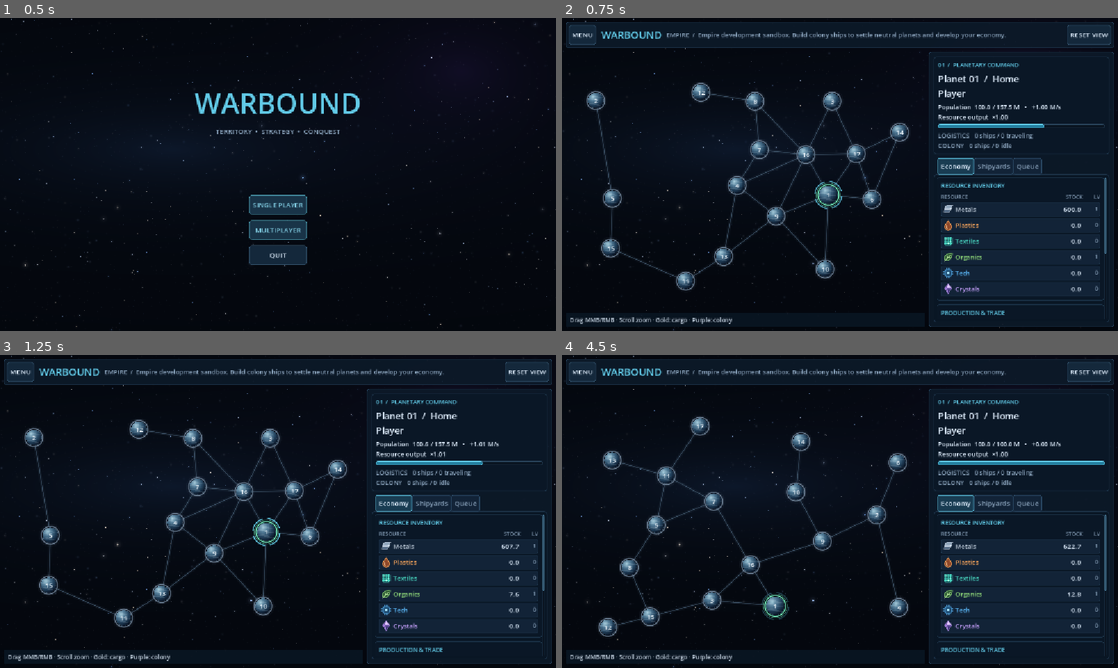
Above: before the commit, frames 1-4 (two rows, left to right).
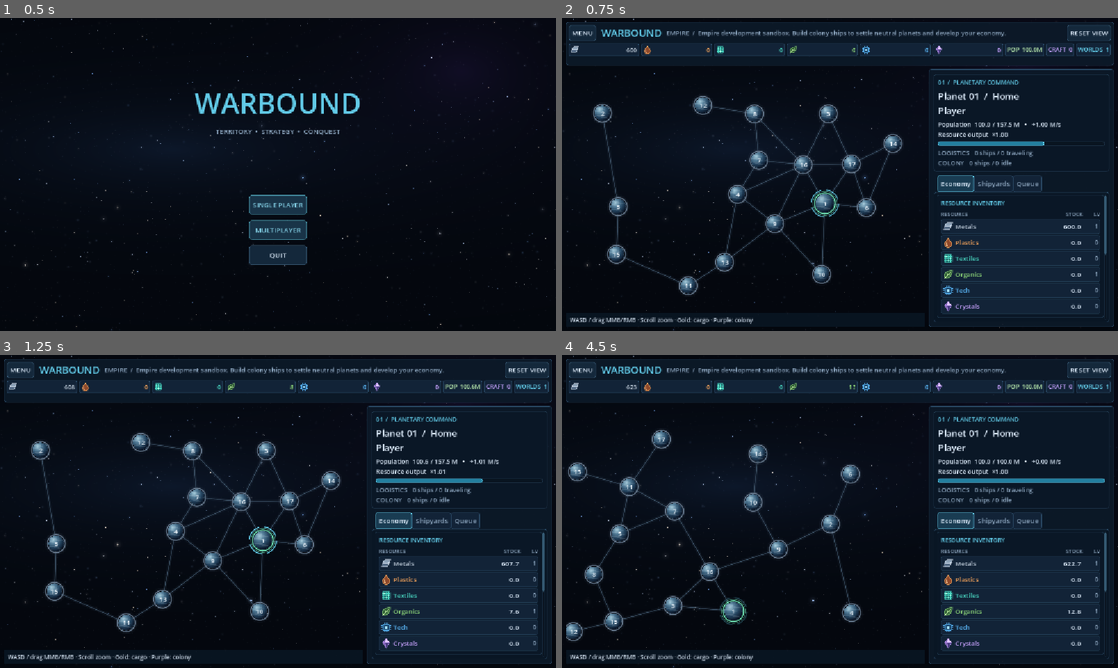
Above: after the commit, the same moments.

Repository: Allumnium/krangblade
Game: Godot game, scene res://scenes/main.tscn
The game is run twice, just before and just after one commit, with the same random seed, the same clock (stepped at 60 frames per second) and the same inputs.
Inputs (mouse positions are in pixels of both pictures, inside the frame that each line leads up to):
- Up to frame 1 (0.5 s): no input
- Up to frame 2 (0.75 s): click "SINGLE PLAYER" at 0.5 s
- Up to frame 3 (1.25 s): no input
- Up to frame 4 (4.5 s): click (1017, 664) at 1.25 s, where only the run before the commit has a clickable "Metals"; click "MENU" at 2 s; click "SINGLE PLAYER" at 2.75 s; click "RESET VIEW" at 3.5 s; move the mouse to (962, 495) at 4.27 s; hold D from 4.28 s (still down); click (962, 495) at 4.42 s

Frame 1 is identical in both runs. In frame 2, 15% of the frame differs, in the area x 0-100%, y 3-98%; in frame 3, 15%; in frame 4, 16%.

Commit message:
Add WASD panning, empty-space deselection and empire statistics HUD

Diff:
--- a/scripts/economy_rules.gd
+++ b/scripts/economy_rules.gd
@@ -56,6 +56,39 @@
             "abundance": abundance, "bonuses": bonuses, "thresholds": thresholds,
             "yards": yards, "queue": []})
     return {"map": map_data, "planets": planets, "ships": [], "teams": teams, "next_id": 1}
+
+## Read-only player-wide holdings: stock plus the player's own cargo in transit.
+static func empire_totals(state: Dictionary, player: int) -> Dictionary:
+    var stock: Dictionary = empty_stock()
+    var cargo: Dictionary = empty_stock()
+    var total: Dictionary = empty_stock()
+    var population: float = 0.0
+    var planets: int = 0
+    var craft: int = 0
+    var logistics: int = 0
+    var colonies: int = 0
+    for planet in state.get("planets", []):
+        if int(planet["owner"]) != player:
+            continue
+        planets += 1
+        population += float(planet["population"])
+        for resource in RESOURCES:
+            stock[resource] = float(stock[resource]) + float(planet["stock"].get(resource, 0.0))
+    for ship in state.get("ships", []):
+        if int(ship["owner"]) != player:
+            continue
+        craft += 1
+        if ship.get("kind", "ship") == "colony_ship":
+            colonies += 1
+        else:
+            logistics += 1
+        var contents: Dictionary = ship.get("cargo", {})
+        for resource in RESOURCES:
+            cargo[resource] = float(cargo[resource]) + float(contents.get(resource, 0.0))
+    for resource in RESOURCES:
+        total[resource] = float(stock[resource]) + float(cargo[resource])
+    return {"stock": stock, "cargo": cargo, "resources": total, "population": population,
+        "planets": planets, "craft": craft, "logistics": logistics, "colonies": colonies}
 
 static func planet_teams(state: Dictionary) -> Array[int]:
     var result: Array[int] = []
--- a/scripts/match.gd
+++ b/scripts/match.gd
@@ -8,7 +8,8 @@
 const COLORS = [Color("#607286"), Color("#67d4a9"), Color("#f4a46a"), Color("#77aafe"),
     Color("#ce91ed"), Color("#eed16b"), Color("#f084a6"), Color("#6bcbd4"), Color("#ed7577")]
 const PANEL_WIDTH: float = 392.0
-const HEADER_HEIGHT: float = 54.0
+const HEADER_HEIGHT: float = 90.0
+const KEYBOARD_PAN_SPEED: float = 420.0
 const RADIUS: float = 17.0
 const MIN_ZOOM: float = 0.5
 const MAX_ZOOM: float = 4.0
@@ -31,6 +32,12 @@
 var colony_button: Button
 var colony_choices: Array[int] = []
 var selected: int = -1
+var initial_selection_done: bool = false
+var global_resource_labels: Dictionary = {}
+var global_resource_tiles: Dictionary = {}
+var global_population_label: Label
+var global_craft_label: Label
+var global_planet_label: Label
 var heading: Label
 var info: Label
 var stock_labels: Dictionary = {}
@@ -108,9 +115,12 @@
     header_panel.offset_right = -8
     header_panel.offset_top = 8
     header_panel.offset_bottom = 8 + HEADER_HEIGHT
+    var header_body := VBoxContainer.new()
+    header_body.add_theme_constant_override("separation", 5)
+    header_panel.add_child(header_body)
     var row := HBoxContainer.new()
     row.add_theme_constant_override("separation", 10)
-    header_panel.add_child(row)
+    header_body.add_child(row)
     leave = _button("RETURN", _leave, row)
     brand_label = _label("WARBOUND", 21)
     brand_label.autowrap_mode = TextServer.AUTOWRAP_OFF
@@ -124,6 +134,7 @@
     heading.text_overrun_behavior = TextServer.OVERRUN_TRIM_ELLIPSIS
     row.add_child(heading)
     _button("RESET VIEW", _reset_view, row)
+    _build_global_bar(header_body)
     inspector_panel = PanelContainer.new()
     add_child(inspector_panel)
     inspector_panel.anchor_left = 1.0
@@ -260,6 +271,71 @@
     cancel_button = _button("CANCEL SELECTED / REFUND", _cancel, queue)
     HUD.action(cancel_button, Color("#e9a276"))
 
+func _build_global_bar(parent: Container) -> void:
+    var stats := HBoxContainer.new()
+    stats.add_theme_constant_override("separation", 4)
+    parent.add_child(stats)
+    for resource in ECONOMY.RESOURCES:
+        var tile := PanelContainer.new()
+        tile.size_flags_horizontal = Control.SIZE_EXPAND_FILL
+        tile.add_theme_stylebox_override("panel", HUD.surface(Color("#122337"), Color("#284661"), 4, 3))
+        stats.add_child(tile)
+        var line := HBoxContainer.new()
+        tile.add_child(line)
+        var icon := TextureRect.new()
+        icon.texture = HUD.ICONS[resource]
+        icon.custom_minimum_size = Vector2(18, 18)
+        icon.expand_mode = TextureRect.EXPAND_IGNORE_SIZE
+        icon.stretch_mode = TextureRect.STRETCH_KEEP_ASPECT_CENTERED
+        icon.mouse_filter = Control.MOUSE_FILTER_IGNORE
+        line.add_child(icon)
+        var value := _label("0", 13)
+        value.autowrap_mode = TextServer.AUTOWRAP_OFF
+        value.clip_text = true
+        value.size_flags_horizontal = Control.SIZE_EXPAND_FILL
+        value.horizontal_alignment = HORIZONTAL_ALIGNMENT_RIGHT
+        value.add_theme_color_override("font_color", HUD.COLORS[resource])
+        line.add_child(value)
+        global_resource_labels[resource] = value
+        global_resource_tiles[resource] = tile
+    global_population_label = _global_stat(stats, "POP  0 M", Color("#b2e2a9"))
+    global_craft_label = _global_stat(stats, "CRAFT  0", Color("#c7a4ff"))
+    global_planet_label = _global_stat(stats, "WORLDS  0", HUD.ACCENT)
+
+func _global_stat(parent: Container, value: String, tint: Color) -> Label:
+    var tile := PanelContainer.new()
+    tile.add_theme_stylebox_override("panel", HUD.surface(Color("#122337"), Color("#284661"), 4, 3))
+    parent.add_child(tile)
+    var label := _label(value, 12)
+    label.autowrap_mode = TextServer.AUTOWRAP_OFF
+    label.add_theme_color_override("font_color", tint)
+    label.mouse_filter = Control.MOUSE_FILTER_PASS
+    tile.add_child(label)
+    return label
+
+func _compact_amount(value: float) -> String:
+    if value >= 1000000000.0:
+        return "%.1fB" % (value / 1000000000.0)
+    if value >= 1000000.0:
+        return "%.1fM" % (value / 1000000.0)
+    if value >= 1000.0:
+        return "%.1fK" % (value / 1000.0)
+    return "%.0f" % value
+
+func _refresh_global_bar(state: Dictionary) -> void:
+    var totals: Dictionary = ECONOMY.empire_totals(state, _me())
+    for resource in ECONOMY.RESOURCES:
+        var value: float = float(totals["resources"][resource])
+        global_resource_labels[resource].text = _compact_amount(value)
+        global_resource_tiles[resource].tooltip_text = "%s: %.1f total\nPlanet inventories: %.1f\nShip cargo: %.1f" % [
+            resource, value, float(totals["stock"][resource]), float(totals["cargo"][resource])]
+    global_population_label.text = "POP  %s" % _compact_amount(float(totals["population"]) * 1000000.0)
+    global_population_label.tooltip_text = "Population across owned planets: %.2f million" % float(totals["population"])
+    global_craft_label.text = "CRAFT  %d" % int(totals["craft"])
+    global_craft_label.tooltip_text = "%d logistics ships / %d colony ships" % [int(totals["logistics"]), int(totals["colonies"])]
+    global_planet_label.text = "WORLDS  %d" % int(totals["planets"])
+    global_planet_label.tooltip_text = "Owned planets (excludes allied planets)"
+
 func _inspector_page(title_text: String) -> VBoxContainer:
     var scroll := ScrollContainer.new()
     scroll.name = title_text
@@ -316,6 +392,7 @@
     var state: Dictionary = _state()
     var phase: String = str(session.get("phase"))
     heading.text = "EMPIRE  /  " + str(session.get("status"))
+    _refresh_global_bar(state)
     leave.text = "MENU" if bool(session.get("is_solo")) else ("RETURN TO LOBBY" if multiplayer.is_server() else "LEAVE")
     if phase == "loading":
         leave.text = "CANCEL START" if multiplayer.is_server() else "LEAVE"
@@ -335,13 +412,16 @@
                 moving += 1
     fleet.text = "LOGISTICS   %d ships / %d traveling\nCOLONY   %d ships / %d idle" % [count, moving, colonies, available_colonies]
     var planets: Array = state.get("planets", [])
-    if selected < 0 and not planets.is_empty():
+    if not initial_selection_done and not planets.is_empty():
+        initial_selection_done = true
         for i in range(planets.size()):
             if int(planets[i]["owner"]) == _me():
                 selected = i
                 _load_thresholds()
                 break
     var p: Dictionary = _planet()
+    inspector_panel.visible = not p.is_empty()
+    map_canvas.offset_right = -PANEL_WIDTH - 8 if inspector_panel.visible else -8
     var owned: bool = not p.is_empty() and int(p["owner"]) == _me() and phase == "match"
     _refresh_colony_choices(state, p, phase)
     colony_button.disabled = not owned
@@ -543,10 +623,13 @@
         if distance <= _planet_radius(i, state) + 4.0 and distance < nearest:
             nearest = distance
             hit = i
+    selected = hit
+    var focused: Control = get_viewport().gui_get_focus_owner()
+    if is_instance_valid(focused):
+        focused.release_focus()
     if hit >= 0:
-        selected = hit
         _load_thresholds()
-        _refresh()
+    _refresh()
 
 func _map_input(event: InputEvent) -> void:
     if event is InputEventMouseButton:
@@ -599,7 +682,29 @@
     ship_visuals = updated
     _refresh()
 
+func _keyboard_pan(delta: float) -> void:
+    if str(session.get("phase")) != "match":
+        return
+    if not get_window().has_focus():
+        return
+    var focus: Control = get_viewport().gui_get_focus_owner()
+    if focus is LineEdit or focus is TextEdit:
+        return
+    for picker in [resource_picker, yard_picker, colony_picker]:
+        if picker.get_popup().visible:
+            return
+    var direction := Vector2(
+        float(Input.is_physical_key_pressed(KEY_D)) - float(Input.is_physical_key_pressed(KEY_A)),
+        float(Input.is_physical_key_pressed(KEY_S)) - float(Input.is_physical_key_pressed(KEY_W)))
+    _pan_camera(direction, delta)
+
+func _pan_camera(direction: Vector2, delta: float) -> void:
+    if not direction.is_zero_approx():
+        pan -= direction.normalized() * KEYBOARD_PAN_SPEED * delta
+        map_canvas.queue_redraw()
+
 func _process(delta: float) -> void:
+    _keyboard_pan(delta)
     visual_clock = fmod(visual_clock + delta, TAU * 100.0)
     for visual in ship_visuals.values():
         if float(visual["age"]) < SNAPSHOT_SECONDS:
@@ -687,4 +792,4 @@
     # Overlay legend is fixed to the viewport, not the world.
     var legend_y: float = map_canvas.size.y - 10.0
     map_canvas.draw_rect(Rect2(0, legend_y - 20, map_canvas.size.x, 30), Color("#091522e8"))
-    map_canvas.draw_string(font, Vector2(8, legend_y), "Drag MMB/RMB · Scroll zoom · Gold: cargo · Purple: colony", HORIZONTAL_ALIGNMENT_LEFT, -1, 12, Color("#c5d3e1"))
+    map_canvas.draw_string(font, Vector2(8, legend_y), "WASD / drag MMB/RMB · Scroll zoom · Gold: cargo · Purple: colony", HORIZONTAL_ALIGNMENT_LEFT, -1, 12, Color("#c5d3e1"))
--- a/tests/economy_rules_test.gd
+++ b/tests/economy_rules_test.gd
@@ -24,6 +24,25 @@
     assert(not ECON.set_thresholds(state, 1, 0, "Metals", 200, 100))
     assert(ECON.set_thresholds(state, 1, 0, "Metals", 0, 100))
     assert(not ECON.enqueue(state, 1, 0, "production", "Tech"))
+
+    # Empire totals include cargo once and exclude allied/hostile inventories.
+    var totals_state: Dictionary = ECON.create(graph, players, ids)
+    totals_state["planets"][3]["owner"] = 1
+    totals_state["planets"][3]["population"] = 10.0
+    totals_state["planets"][3]["stock"]["Metals"] = 25.0
+    var own_cargo: Dictionary = ECON.empty_stock()
+    own_cargo["Metals"] = 7.0
+    totals_state["ships"].append({"owner": 1, "kind": "ship", "cargo": own_cargo})
+    totals_state["ships"].append({"owner": 1, "kind": "colony_ship", "cargo": ECON.empty_stock()})
+    totals_state["ships"].append({"owner": 2, "kind": "ship", "cargo": own_cargo.duplicate()})
+    var totals: Dictionary = ECON.empire_totals(totals_state, 1)
+    assert(totals["planets"] == 2 and totals["craft"] == 2)
+    assert(totals["logistics"] == 1 and totals["colonies"] == 1)
+    assert(is_equal_approx(float(totals["population"]), ECON.HOME_POPULATION + 10.0))
+    assert(is_equal_approx(float(totals["stock"]["Metals"]), 625.0))
+    assert(is_equal_approx(float(totals["cargo"]["Metals"]), 7.0))
+    assert(is_equal_approx(float(totals["resources"]["Metals"]), 632.0))
+    assert(ECON.empire_totals({}, 1)["craft"] == 0)
 
     # Population and local Organics production are independent of stored food.
     var demographics: Dictionary = ECON.create(graph, players, ids)
--- a/tests/map_view_smoke.gd
+++ b/tests/map_view_smoke.gd
@@ -17,7 +17,7 @@
     var brand: Label = view.get("brand_label")
     var canvas: Control = view.get("map_canvas")
     var inspector: PanelContainer = view.get("inspector_panel")
-    assert(header.size.y <= 60.0)
+    assert(header.size.y <= 96.0)
     assert(header.position.y + header.size.y < canvas.position.y)
     assert(header.position.y + header.size.y < inspector.position.y)
     assert(brand.autowrap_mode == TextServer.AUTOWRAP_OFF)
@@ -30,6 +30,9 @@
     for i in range(resources.item_count):
         assert(resources.get_item_icon(i) != null)
     var state: Dictionary = session.get("economy")
+    assert((view.get("global_resource_labels") as Dictionary).size() == 6)
+    assert((view.get("global_population_label") as Label).text.begins_with("POP"))
+    assert((view.get("global_planet_label") as Label).text == "WORLDS  1")
     var points: Array = state["map"]["points"]
     var neighbor: int = -1
     for i in range(1, points.size()):
@@ -90,12 +93,33 @@
     view.call("_reset_view")
     assert(is_equal_approx(float(view.get("zoom")), 1.0))
     assert((view.get("pan") as Vector2).is_zero_approx())
+    view.call("_pan_camera", Vector2(1, 1), 0.5)
+    var keyboard_pan: Vector2 = view.get("pan")
+    assert(keyboard_pan.x < 0.0 and keyboard_pan.y < 0.0)
+    assert(is_equal_approx(keyboard_pan.length(), 210.0))
+    view.call("_reset_view")
+    var prior_width: float = canvas.size.x
+    mouse.button_index = MOUSE_BUTTON_LEFT
+    mouse.pressed = true
+    mouse.position = Vector2(-100, -100)
+    view.call("_map_input", mouse)
+    assert(int(view.get("selected")) == -1 and not inspector.visible)
+    session.call("_economy_tick")
+    session.call("_economy_tick")
+    assert(int(view.get("selected")) == -1 and not inspector.visible)
+    await process_frame
+    assert(canvas.size.x > prior_width)
+    mouse.position = view.call("_screen_point", points[0])
+    view.call("_map_input", mouse)
+    assert(int(view.get("selected")) == 0 and inspector.visible)
+    assert((view.get("global_planet_label") as Label).text == "WORLDS  2")
 
     session.call("request_operation", 0, "ship")
     for i in range(100):
         session.call("_economy_tick")
     assert(state["ships"].size() == 1)
     assert((view.get("ship_visuals") as Dictionary).size() == 1)
+    assert((view.get("global_craft_label") as Label).text == "CRAFT  1")
     await process_frame
     await process_frame
     print("PASS: select without capture, colony dispatch and arrival, zoom anchor, pan, reset and ship rendering")
